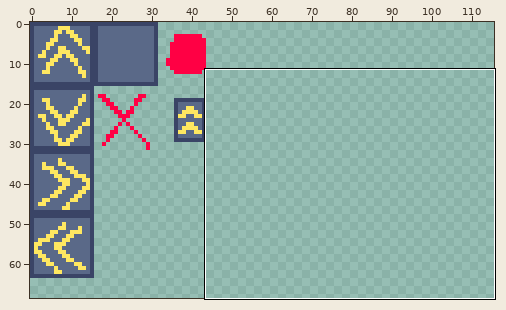
Two versions of one pixel-art file, asset_sources/gfx/tileset.aseprite. The picture above shows the old version from afar; the outline marks the close-up.
Close-up. Before:
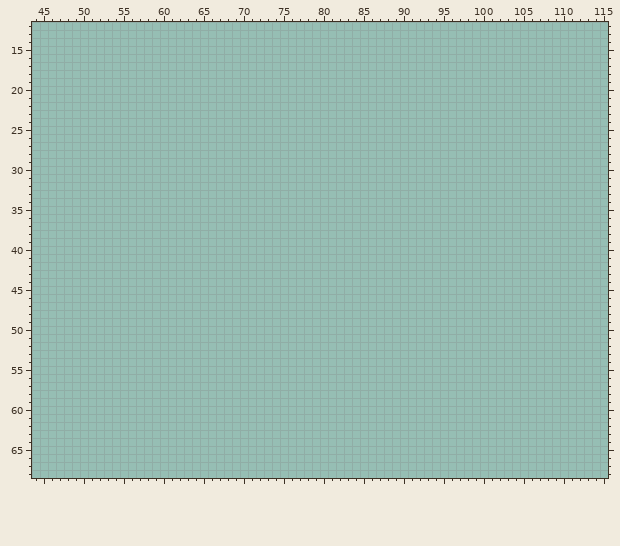
256x256 pixels, 1 frame. Shown: x 44..115, y 12..68. The wide view leaves out empty margins. The commit also changed other parts of the picture, which this record leaves out.
Once edited:
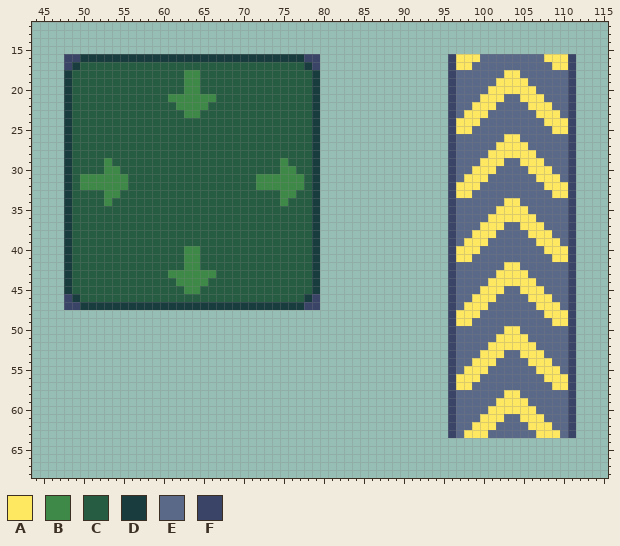
Palette (. is transparent): A #fee761  B #3e8948  C #265c42  D #193c3e  E #5a6988  F #3a4466
Edits made:
@@ x 44..115 @@
 15 ........................................................................
-16 ........................................................................
-17 ........................................................................
-18 ........................................................................
-19 ........................................................................
-20 ........................................................................
-21 ........................................................................
-22 ........................................................................
-23 ........................................................................
-24 ........................................................................
-25 ........................................................................
-26 ........................................................................
-27 ........................................................................
-28 ........................................................................
-29 ........................................................................
-30 ........................................................................
-31 ........................................................................
-32 ........................................................................
-33 ........................................................................
-34 ........................................................................
-35 ........................................................................
-36 ........................................................................
-37 ........................................................................
-38 ........................................................................
-39 ........................................................................
-40 ........................................................................
-41 ........................................................................
-42 ........................................................................
-43 ........................................................................
-44 ........................................................................
-45 ........................................................................
-46 ........................................................................
-47 ........................................................................
-48 ........................................................................
-49 ........................................................................
-50 ........................................................................
-51 ........................................................................
-52 ........................................................................
-53 ........................................................................
-54 ........................................................................
-55 ........................................................................
-56 ........................................................................
-57 ........................................................................
-58 ........................................................................
-59 ........................................................................
-60 ........................................................................
-61 ........................................................................
-62 ........................................................................
-63 ........................................................................
+16 ....FFDDDDDDDDDDDDDDDDDDDDDDDDDDDDFF................FAAAEEEEEEEEAAAF....
+17 ....FDCCCCCCCCCCCCCCCCCCCCCCCCCCCCDF................FAAEEEEEEEEEEAAF....
+18 ....DCCCCCCCCCCCCCCBBCCCCCCCCCCCCCCD................FEEEEEEAAEEEEEEF....
+19 ....DCCCCCCCCCCCCCCBBCCCCCCCCCCCCCCD................FEEEEEAAAAEEEEEF....
+20 ....DCCCCCCCCCCCCCCBBCCCCCCCCCCCCCCD................FEEEEAAAAAAEEEEF....
+21 ....DCCCCCCCCCCCCBBBBBBCCCCCCCCCCCCD................FEEEAAAEEAAAEEEF....
+22 ....DCCCCCCCCCCCCCBBBBCCCCCCCCCCCCCD................FEEAAAEEEEAAAEEF....
+23 ....DCCCCCCCCCCCCCCBBCCCCCCCCCCCCCCD................FEAAAEEEEEEAAAEF....
+24 ....DCCCCCCCCCCCCCCCCCCCCCCCCCCCCCCD................FAAAEEEEEEEEAAAF....
+25 ....DCCCCCCCCCCCCCCCCCCCCCCCCCCCCCCD................FAAEEEEEEEEEEAAF....
+26 ....DCCCCCCCCCCCCCCCCCCCCCCCCCCCCCCD................FEEEEEEAAEEEEEEF....
+27 ....DCCCCCCCCCCCCCCCCCCCCCCCCCCCCCCD................FEEEEEAAAAEEEEEF....
+28 ....DCCCCCCCCCCCCCCCCCCCCCCCCCCCCCCD................FEEEEAAAAAAEEEEF....
+29 ....DCCCCBCCCCCCCCCCCCCCCCCCCCCBCCCD................FEEEAAAEEAAAEEEF....
+30 ....DCCCCBBCCCCCCCCCCCCCCCCCCCCBBCCD................FEEAAAEEEEAAAEEF....
+31 ....DCBBBBBBCCCCCCCCCCCCCCCCBBBBBBCD................FEAAAEEEEEEAAAEF....
+32 ....DCBBBBBBCCCCCCCCCCCCCCCCBBBBBBCD................FAAAEEEEEEEEAAAF....
+33 ....DCCCCBBCCCCCCCCCCCCCCCCCCCCBBCCD................FAAEEEEEEEEEEAAF....
+34 ....DCCCCBCCCCCCCCCCCCCCCCCCCCCBCCCD................FEEEEEEAAEEEEEEF....
+35 ....DCCCCCCCCCCCCCCCCCCCCCCCCCCCCCCD................FEEEEEAAAAEEEEEF....
+36 ....DCCCCCCCCCCCCCCCCCCCCCCCCCCCCCCD................FEEEEAAAAAAEEEEF....
+37 ....DCCCCCCCCCCCCCCCCCCCCCCCCCCCCCCD................FEEEAAAEEAAAEEEF....
+38 ....DCCCCCCCCCCCCCCCCCCCCCCCCCCCCCCD................FEEAAAEEEEAAAEEF....
+39 ....DCCCCCCCCCCCCCCCCCCCCCCCCCCCCCCD................FEAAAEEEEEEAAAEF....
+40 ....DCCCCCCCCCCCCCCBBCCCCCCCCCCCCCCD................FAAAEEEEEEEEAAAF....
+41 ....DCCCCCCCCCCCCCCBBCCCCCCCCCCCCCCD................FAAEEEEEEEEEEAAF....
+42 ....DCCCCCCCCCCCCCCBBCCCCCCCCCCCCCCD................FEEEEEEAAEEEEEEF....
+43 ....DCCCCCCCCCCCCBBBBBBCCCCCCCCCCCCD................FEEEEEAAAAEEEEEF....
+44 ....DCCCCCCCCCCCCCBBBBCCCCCCCCCCCCCD................FEEEEAAAAAAEEEEF....
+45 ....DCCCCCCCCCCCCCCBBCCCCCCCCCCCCCCD................FEEEAAAEEAAAEEEF....
+46 ....FDCCCCCCCCCCCCCCCCCCCCCCCCCCCCDF................FEEAAAEEEEAAAEEF....
+47 ....FFDDDDDDDDDDDDDDDDDDDDDDDDDDDDFF................FEAAAEEEEEEAAAEF....
+48 ....................................................FAAAEEEEEEEEAAAF....
+49 ....................................................FAAEEEEEEEEEEAAF....
+50 ....................................................FEEEEEEAAEEEEEEF....
+51 ....................................................FEEEEEAAAAEEEEEF....
+52 ....................................................FEEEEAAAAAAEEEEF....
+53 ....................................................FEEEAAAEEAAAEEEF....
+54 ....................................................FEEAAAEEEEAAAEEF....
+55 ....................................................FEAAAEEEEEEAAAEF....
+56 ....................................................FAAAEEEEEEEEAAAF....
+57 ....................................................FAAEEEEEEEEEEAAF....
+58 ....................................................FEEEEEEAAEEEEEEF....
+59 ....................................................FEEEEEAAAAEEEEEF....
+60 ....................................................FEEEEAAAAAAEEEEF....
+61 ....................................................FEEEAAAEEAAAEEEF....
+62 ....................................................FEEAAAEEEEAAAEEF....
+63 ....................................................FEAAAEEEEEEAAAEF....
 64 ........................................................................
